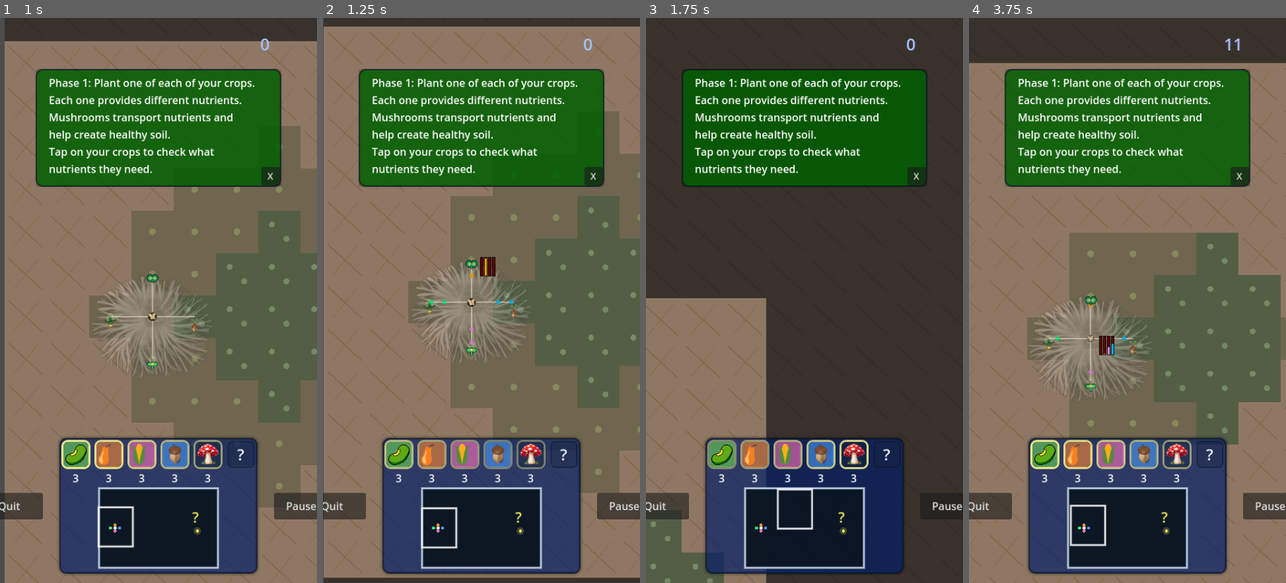
Above: before the commit, frames 1-4 (left to right).
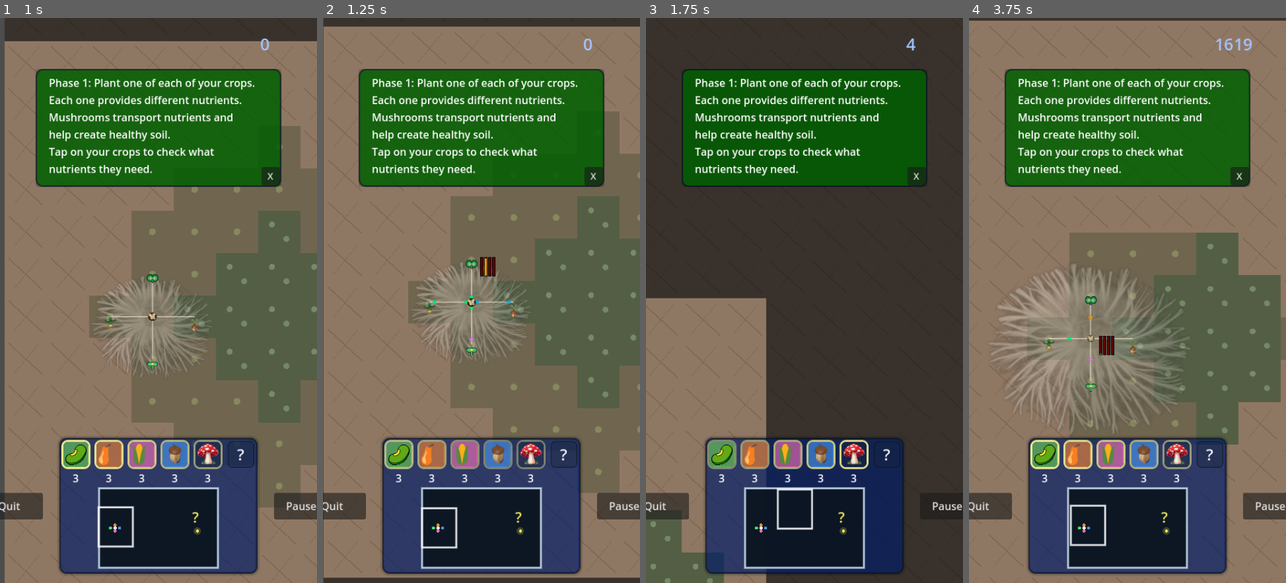
Above: after the commit, the same moments.

Repository: grassrootseconomics/mycofig
Game: Godot game, scene res://scenes/title_screen.tscn
Two runs of this game, one before a commit and one after it. Both use one fixed random seed, a clock stepped at 60 frames per second and the inputs below.
Inputs (mouse positions are in pixels of both pictures, inside the frame that each line leads up to):
- Up to frame 1 (1 s): click "Story Mode" at 0.5 s
- Up to frame 2 (1.25 s): no input
- Up to frame 3 (1.75 s): tap Enter at 1.25 s; drag from (804, 526) to (794, 300) at 1.27 s
- Up to frame 4 (3.75 s): drag from (1064, 328) to (1111, 413) at 2.02 s; move the mouse to (1159, 176) at 2.77 s; hold Right (right) 2.78-3.5 s; tap D (cam_right) at 2.85 s; drag from (1111, 413) to (1032, 215) at 3.52 s

Frame 1 is identical in both runs. In frame 2, 0.1% of the frame differs, in the area x 33-60%, y 42-58%; in frame 3, less than 0.1%; in frame 4, 11%, in the area x 0-100%, y 0-74%.

Commit message:
m1: normalize trade packet movement timing across frame rates

Diff:
--- a/scenes/trade.gd
+++ b/scenes/trade.gd
@@ -22,6 +22,8 @@
 var _pool_owner: Node = null
 
 const DROP_FADE_SECONDS := 0.12
+const TRADE_REFERENCE_FPS := 60.0
+const TRADE_AXIS_EPSILON := 0.001
 
 
 func set_variables(path_dict) -> void:
@@ -99,6 +101,21 @@
 		_despawn()
 
 
+func _get_axis_step(delta: float) -> float:
+	var safe_delta = maxf(delta, 0.0)
+	# Normalize legacy frame-step motion to a fixed reference FPS.
+	return maxf(float(Global.move_rate) * TRADE_REFERENCE_FPS * safe_delta, 0.0)
+
+
+func _step_axis_toward(current: float, target: float, max_step: float) -> float:
+	if max_step <= 0.0:
+		return current
+	var gap = target - current
+	if absf(gap) <= max_step:
+		return target
+	return current + signf(gap) * max_step
+
+
 func _process(delta: float) -> void:
 	if not is_instance_valid(end_agent):
 		_despawn()
@@ -118,47 +135,21 @@
 	# Keep packet flow visible in every quality tier.
 	visible = true
 
-	#print("moving trade")
-	#move in x then y
+	# Move in axis order (x then y), normalized to time to avoid FPS-dependent speed.
 	var current_x = global_position.x
 	var current_y = global_position.y
 	var dest_x = end_agent.global_position.x
 	var dest_y = end_agent.global_position.y
-	#if last_pos != null:
-	#	if(last_pos.x == position.x and last_pos.y == position.y):
-	#		print("####Tradestuck!")
-	#last_pos = position
-	#print("####Tradestuck!??")
+	var axis_step = _get_axis_step(delta)
+	var new_pos = global_position
+	if absf(dest_x - current_x) > TRADE_AXIS_EPSILON:
+		new_pos.x = _step_axis_toward(current_x, dest_x, axis_step)
+	elif absf(dest_y - current_y) > TRADE_AXIS_EPSILON:
+		new_pos.y = _step_axis_toward(current_y, dest_y, axis_step)
+	else:
+		new_pos = end_agent.global_position
 
-	var new_pos = null
-
-	if current_x < dest_x:
-		if dest_x - current_x < Global.move_rate:
-			new_pos = end_agent.global_position
-		else:
-			new_pos = Vector2(current_x + Global.move_rate, current_y)
-	elif current_x > dest_x:
-		if current_x - dest_x < Global.move_rate:
-			new_pos = end_agent.global_position
-		else:
-			new_pos = Vector2(current_x - Global.move_rate, current_y)
-	elif current_y < dest_y:
-		if dest_y - current_y < Global.move_rate:
-			new_pos = end_agent.global_position
-		else:
-			new_pos = Vector2(current_x, current_y + Global.move_rate)
-	elif current_y > dest_y:
-		if current_y - dest_y < Global.move_rate:
-			new_pos = end_agent.global_position
-		else:
-			new_pos = Vector2(current_x, current_y - Global.move_rate)
-
-	if new_pos == null:
-		position = position.move_toward(end_agent.global_position, Global.movement_speed * delta)
-	else:
-		position = position.move_toward(new_pos, Global.movement_speed * delta)
-		#new_pos#position.move_toward(Vector2(current_x+2,current_y),1)
-	#direction = (end_agent.global_position - self.global_position).normalized()
+	position = new_pos
 
 	var world_rect = Global.get_world_rect(self)
 	if not world_rect.has_point(position):
